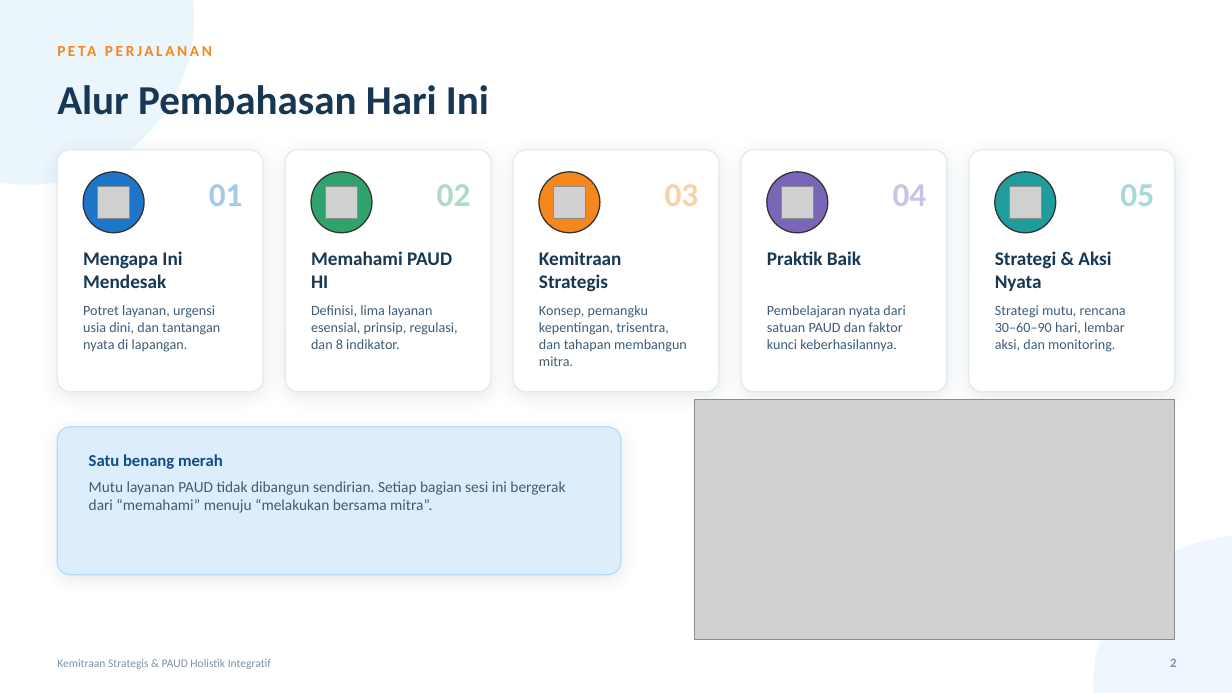
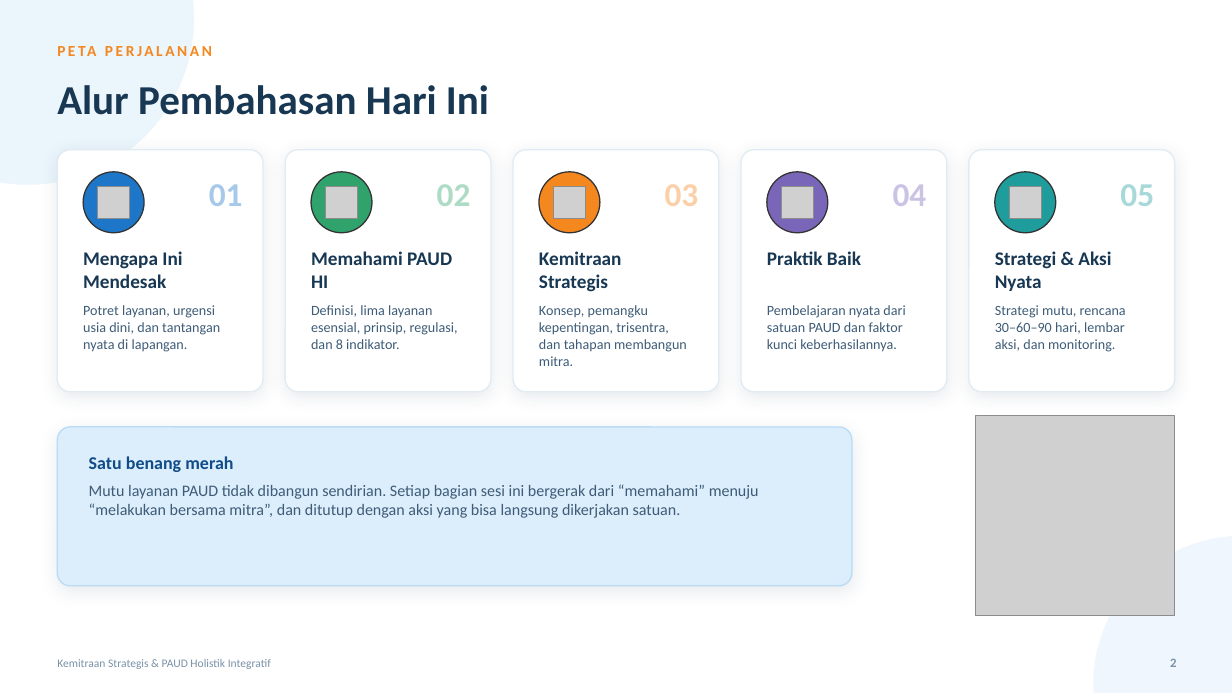
Before and after one commit to afriiqbal/kemitraanpaud, a slide deck: slide 2 of presentasi/Kemitraan_Strategis_PAUD_HI.pptx. Drawn at 1232x693 pixels with LibreOffice and Linux fonts; fonts in the diff are those of the drawing; grey boxes stand for pictures. Boxes give left, top, right and bottom in pixels: in the first picture for what was removed or moved away, otherwise in the second. Text is boxed around its words. In the diff, an @@ line names an element or a change of style, - is before the commit and + after.

```diff
--- a/presentasi/Kemitraan_Strategis_PAUD_HI.pptx
+++ b/presentasi/Kemitraan_Strategis_PAUD_HI.pptx
@@ picture removed at (694,399,1175,640) @@
@@ picture added at (975,416,1175,616) @@
@@ rounded rectangle: place and size @@
-rounded rectangle at (57,427,621,575)
+rounded rectangle at (57,427,852,586)
@@ rounded rectangle at (57,427,852,586): proportions changed @@
@@ text "Satu benang merah" at (89,456,233,472): size 13 to 14 pt @@
@@ text at (89,484,759,518): text changed; size 12 to 12.5 pt @@
-Mutu layanan PAUD tidak dibangun sendirian. Setiap bagian sesi ini bergerak dari “memahami” menuju “melakukan bersama mitra”.
+Mutu layanan PAUD tidak dibangun sendirian. Setiap bagian sesi ini bergerak dari “memahami” menuju “melakukan bersama mitra”, dan ditutup dengan aksi yang bisa langsung dikerjakan satuan.
```
Also in this commit, not shown: 23 other slides changed, 36 other files.
